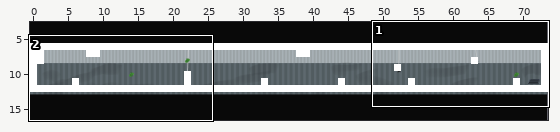
A Tiled map (JSON) gets an edit: tiled/TileMap002.json. Above, an overview of the earlier version with the close-up marked.
Close-up. Earlier state:
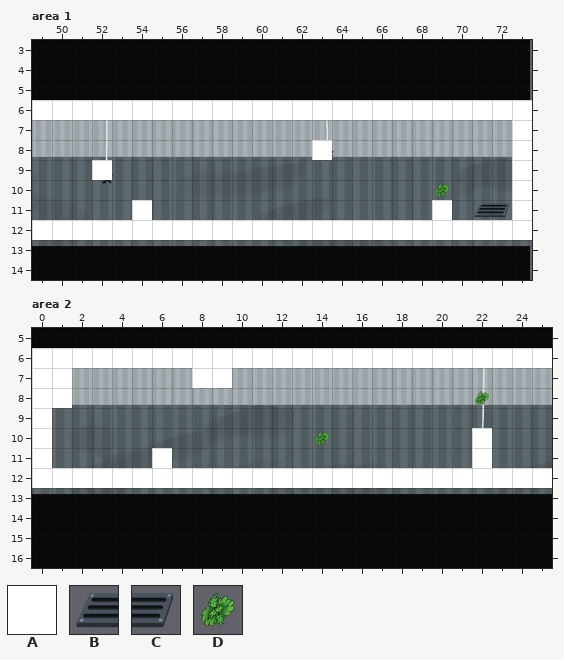
Cells are 182x182 px. Shown: area 1 x 49..73, y 3..14; area 2 x 0..25, y 5..16. The commit also changed other parts of the map, which this record leaves out.
Key: from "Collision": A 0; from "entrada_ventilacio": B 0, C 1; from "herba": D 0.
_ is an empty cell.
Layers that did not change in this view are not listed.
Layer "Collisions" before, area 1, first column x 49:
 3 _________________________
 4 _________________________
 5 _________________________
 6 AAAAAAAAAAAAAAAAAAAAAAAAA
 7 ________________________A
 8 ________________________A
 9 ________________________A
10 ________________________A
11 ________________________A
12 AAAAAAAAAAAAAAAAAAAAAAAAA
13 _________________________
14 _________________________
Layer "Collisions" before, area 2, first column x 0:
 5 __________________________
 6 AAAAAAAAAAAAAAAAAAAAAAAAAA
 7 A_________________________
 8 A_________________________
 9 A_________________________
10 A_________________________
11 A_________________________
12 AAAAAAAAAAAAAAAAAAAAAAAAAA
13 __________________________
14 __________________________
15 __________________________
16 __________________________
After the commit:
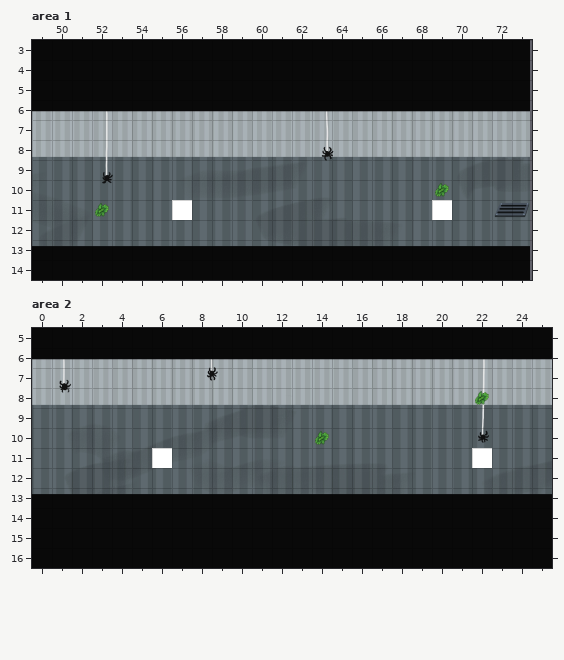
The edit:
Layer "Collisions_aranyes" (now hidden), area 1:
Tile A is removed in row 8 at x 63; in row 9 at x 52.
Layer "Tiles_herba", area 1:
The edit adds tile D in row 11 at x 52.
The tile that lay hidden is removed in row 12 at x 52.
Layer "Tiles", area 1:
Tile C gives way to tile B in row 11 at x 72.
The edit adds tile C in row 11 at x 73.
Tile B is removed in row 11 at x 71.
Layer "Collisions_rata", area 1:
The edit adds tile A in row 11 at x 56.
Tile A is removed in row 11 at x 54.
Layer "Collisions" (now hidden), area 1:
Tile A is removed in row 6 at x 49 to 73; in rows 7 to 11 at x 73; in row 12 at x 49 to 73.
Layer "Collisions_aranyes" (now hidden), area 2:
Tile A is removed in row 7 at x 1 and 8 to 9; in row 8 at x 1; in row 10 at x 22.
Layer "Collisions" (now hidden), area 2:
Tile A is removed in row 6 at x 0 to 25; in rows 7 to 11 at x 0; in row 12 at x 0 to 25.
Boxes around the changes in both close-ups, in picture pixels (x1, y1, x2, y2):
changed: (32, 100, 532, 240)
removed: (32, 348, 552, 488)
